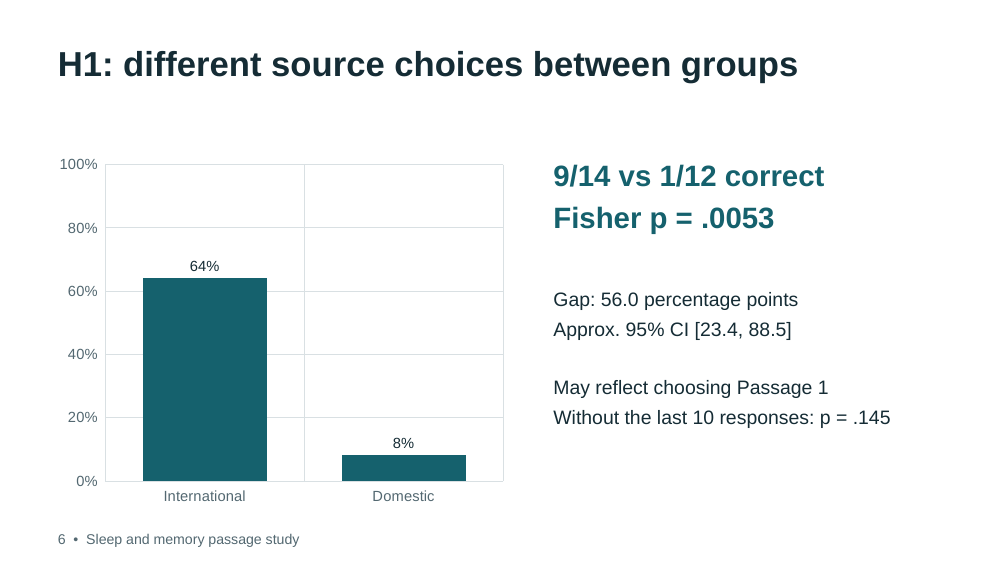
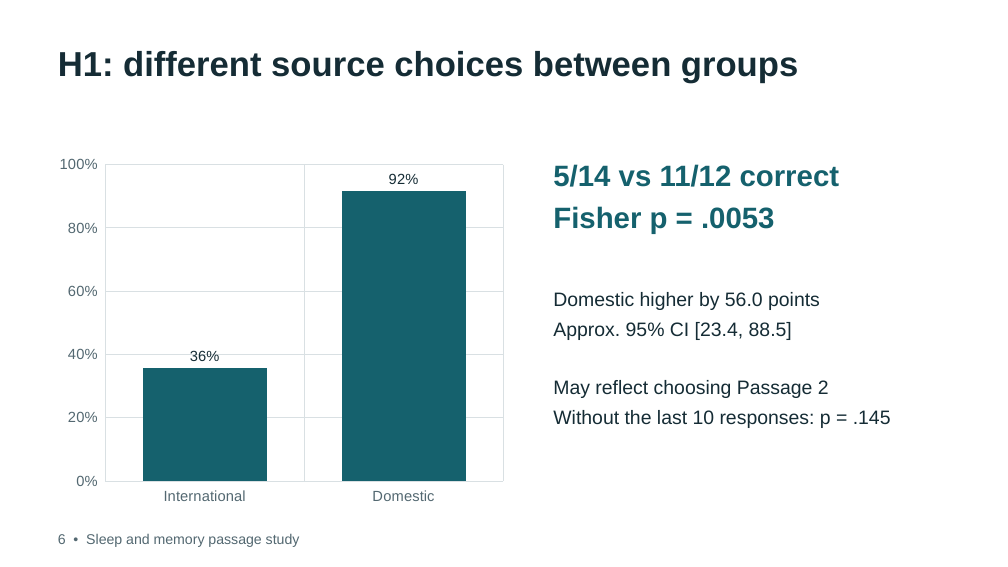
Before and after one commit to debshreechowdhury/sleep-memory-passage-study, a slide deck: slide 6 of presentation/final.pptx. Drawn at 1008x567 pixels with LibreOffice and Linux fonts; fonts in the diff are those of the drawing. Boxes give left, top, right and bottom in pixels: in the first picture for what was removed or moved away, otherwise in the second. Text is boxed around its words. In the diff, an @@ line names an element or a change of style, - is before the commit and + after.

```diff
--- a/presentation/final.pptx
+++ b/presentation/final.pptx
@@ column chart at bbox=[51, 149, 513, 513] @@
@@ Series 1, International: 0.64 to 0.36 @@
@@ Series 1, Domestic: 0.08 to 0.92 @@
@@ category axis title "Share choosing Passage 1" to "Share choosing Passage 2" @@
@@ text at bbox=[553, 164, 840, 187]: text changed @@
-9/14 vs 1/12 correct
+5/14 vs 11/12 correct
@@ text at bbox=[553, 292, 820, 310]: text changed @@
-Gap: 56.0 percentage points
+Domestic higher by 56.0 points
@@ text at bbox=[553, 380, 829, 398]: text changed @@
-May reflect choosing Passage 1
+May reflect choosing Passage 2
```
Also in this commit, not shown: 7 other slides changed, 54 other files.
